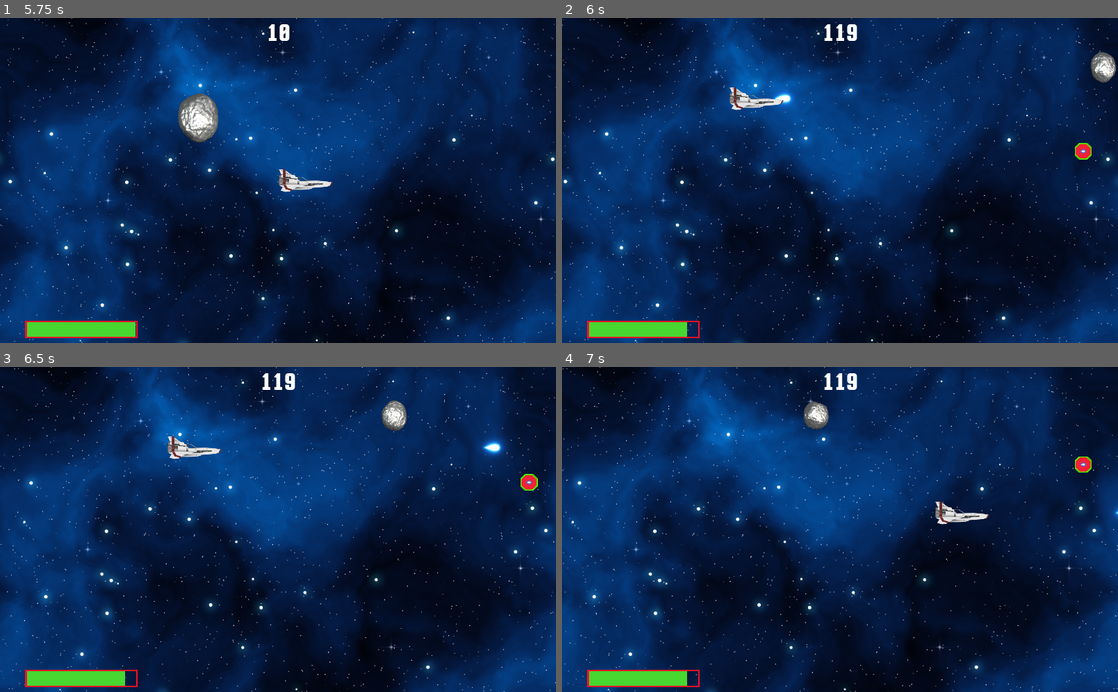
Above: before the commit, frames 1-4 (two rows, left to right).
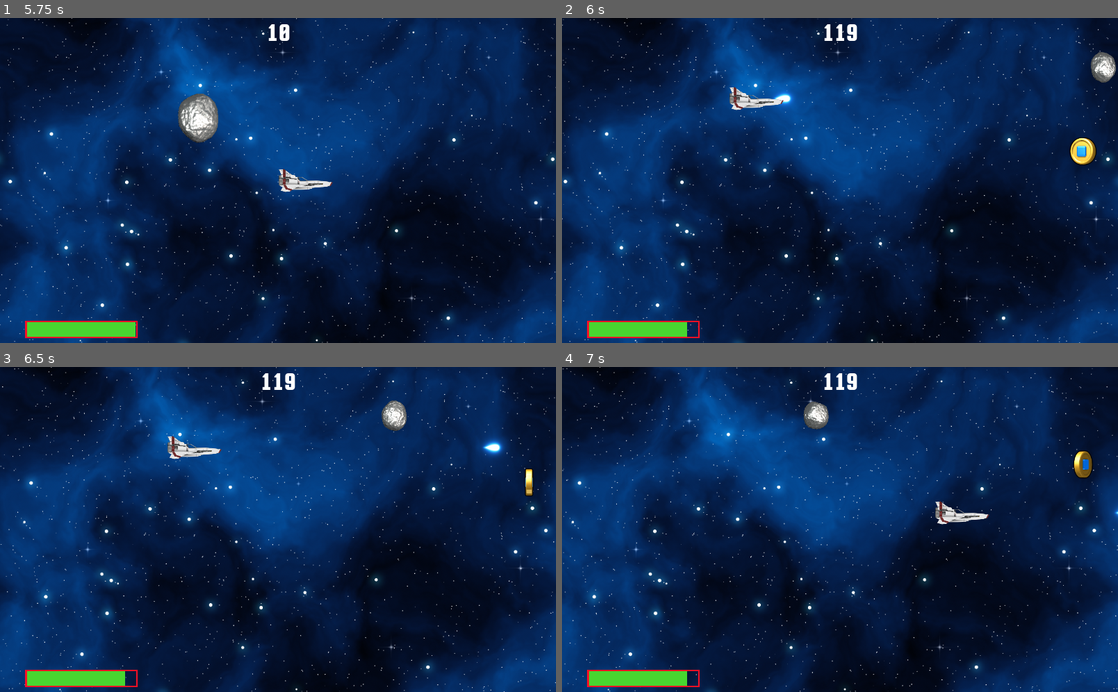
Above: after the commit, the same moments.

Repository: andreaszdw/test-godot
Game: Godot game, scene res://Main.tscn
Two runs of this game, one before a commit and one after it. Both use one fixed random seed, a clock stepped at 60 frames per second and the inputs below.
Inputs (mouse positions are in pixels of both pictures, inside the frame that each line leads up to):
- Up to frame 1 (5.75 s): move the mouse to (400, 164) at 0.52 s; click (400, 164) at 0.67 s; move the mouse to (166, 196) at 1.27 s; click (166, 196) at 1.42 s; move the mouse to (333, 109) at 2.02 s; click (333, 109) at 2.17 s; move the mouse to (250, 245) at 2.77 s; click (250, 245) at 2.92 s; move the mouse to (444, 229) at 3.52 s; click (444, 229) at 3.67 s; move the mouse to (111, 131) at 4.27 s; click (111, 131) at 4.42 s; move the mouse to (305, 180) at 5.02 s; click (305, 180) at 5.17 s
- Up to frame 2 (6 s): move the mouse to (756, 99) at 5.77 s; click (756, 99) at 5.92 s
- Up to frame 3 (6.5 s): no input
- Up to frame 4 (7 s): move the mouse to (962, 513) at 6.52 s; click (962, 513) at 6.67 s

Frame 1 is identical in both runs. In frame 2, 0.3% of the frame differs, in the area x 91-97%, y 36-46%; in frame 3, 0.2%; in frame 4, 0.3%.

Commit message:
new power up

Diff:
--- a/sidefighter/power_up1.tscn
+++ b/sidefighter/power_up1.tscn
@@ -1,25 +1,61 @@
-[gd_scene load_steps=4 format=2]
+[gd_scene load_steps=11 format=2]
 
-[ext_resource path="res://art/powerup01.png" type="Texture" id=1]
+[ext_resource path="res://art/bluecoin.png" type="Texture" id=1]
 [ext_resource path="res://power_up1.gd" type="Script" id=2]
+
+[sub_resource type="AtlasTexture" id=9]
+flags = 4
+atlas = ExtResource( 1 )
+region = Rect2( 0, 0, 70, 70 )
+
+[sub_resource type="AtlasTexture" id=10]
+flags = 4
+atlas = ExtResource( 1 )
+region = Rect2( 70, 0, 70, 70 )
+
+[sub_resource type="AtlasTexture" id=11]
+flags = 4
+atlas = ExtResource( 1 )
+region = Rect2( 140, 0, 70, 70 )
+
+[sub_resource type="AtlasTexture" id=12]
+flags = 4
+atlas = ExtResource( 1 )
+region = Rect2( 210, 0, 70, 70 )
+
+[sub_resource type="AtlasTexture" id=13]
+flags = 4
+atlas = ExtResource( 1 )
+region = Rect2( 280, 0, 70, 70 )
+
+[sub_resource type="AtlasTexture" id=14]
+flags = 4
+atlas = ExtResource( 1 )
+region = Rect2( 350, 0, 70, 70 )
 
 [sub_resource type="SpriteFrames" id=1]
 animations = [ {
-"frames": [ ExtResource( 1 ) ],
+"frames": [ SubResource( 9 ), SubResource( 10 ), SubResource( 11 ), SubResource( 12 ), SubResource( 13 ), SubResource( 14 ) ],
 "loop": true,
 "name": "default",
-"speed": 5.0
+"speed": 10.0
 } ]
+
+[sub_resource type="CircleShape2D" id=8]
+radius = 36.0
 
 [node name="power_up1" type="Area2D"]
 scale = Vector2( 0.25, 0.25 )
 script = ExtResource( 2 )
 
 [node name="AnimatedSprite" type="AnimatedSprite" parent="."]
+scale = Vector2( 3, 3 )
 frames = SubResource( 1 )
+frame = 5
+playing = true
 
-[node name="CollisionPolygon2D" type="CollisionPolygon2D" parent="."]
-polygon = PoolVector2Array( -33, -60, 34, -60, 62, -32, 63, 30, 32, 61, -36, 61, -64, 33, -65, -31, -34, -59 )
+[node name="CollisionShape2D" type="CollisionShape2D" parent="."]
+shape = SubResource( 8 )
 
 [node name="LifeTimer" type="Timer" parent="."]
 wait_time = 10.0
Binary file added: sidefighter/art/anyrgb.com.png
Not shown, added: sidefighter/art/anyrgb.com.png.import
Binary file added: sidefighter/art/bluecoin.png
Not shown, added: sidefighter/art/bluecoin.png.import
